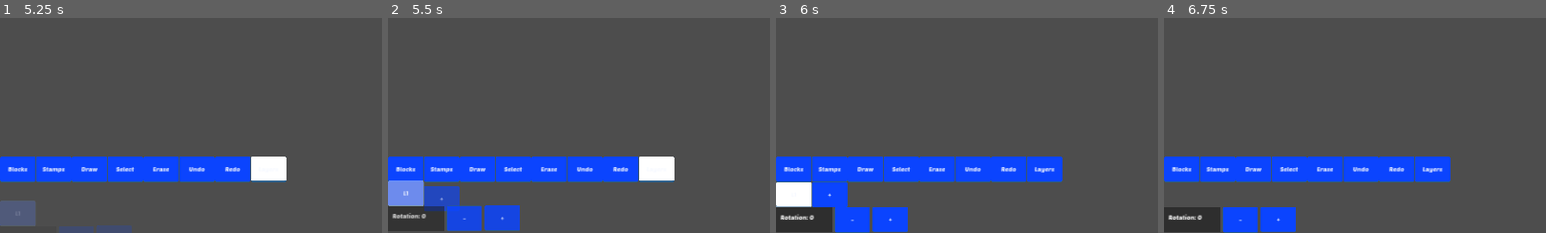
Above: before the commit, frames 1-4 (left to right).
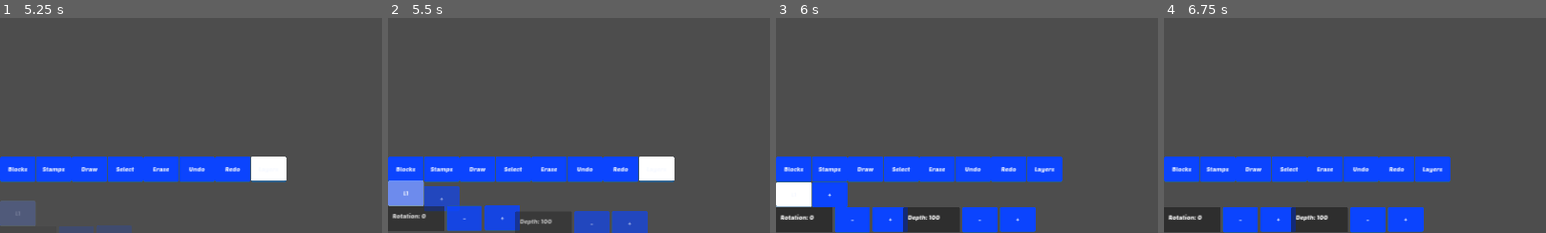
Above: after the commit, the same moments.

Repository: jacob-grahn/platform-racing-4
Game: Godot game, scene res://pages/editor/Editor.tscn
The game is run twice, just before and just after one commit, with the same random seed, the same clock (stepped at 60 frames per second) and the same inputs. This scene is started directly instead of the project's main scene.
Inputs:
- Up to frame 1 (5.25 s): click "Blocks" at 0.5 s; click "Stamps" at 1.25 s; click "Draw" at 2 s; click "Select" at 2.75 s; click "Undo" at 3.5 s; click "Redo" at 4.25 s; click "Layers" at 5 s
- Up to frame 2 (5.5 s): no input
- Up to frame 3 (6 s): click "L1" at 5.75 s
- Up to frame 4 (6.75 s): click "+" at 6.5 s
The pictures show only the part of the screen within x 0-50%, y 50-100%; the shares and areas given below are measured in that part.

Frame 1 is identical in both runs. In frame 2, 2.1% of the frame differs, in the area x 33-68%, y 89-100%; in frame 3, 3.8%, in the area x 33-68%, y 88-100%; in frame 4, 3.8%.

Commit message:
layer depth party

Diff:
--- a/client/pages/editor/Editor.gd
+++ b/client/pages/editor/Editor.gd
@@ -19,7 +19,9 @@
 		level_decoder.decode({
 			"layers": [{
 				"name": "L1",
-				"chunks": []
+				"chunks": [],
+				"rotation": 0,
+				"depth": 100
 			}]
 		})
 
--- a/client/pages/editor/EditorEvents.gd
+++ b/client/pages/editor/EditorEvents.gd
@@ -13,6 +13,7 @@
 const ADD_LINE = 'add_line'
 const ADD_LAYER = 'add_layer'
 const ROTATE_LAYER = 'rotate_layer'
+const LAYER_DEPTH = 'layer_depth'
 const UNDO = 'undo'
 
 var events = []
--- /dev/null
+++ b/client/pages/editor/Layer.gd
@@ -0,0 +1,7 @@
+extends Node2D
+
+
+func _process(delta):
+	var camera: Camera2D = get_viewport().get_camera_2d()
+	if camera:
+		position = camera.get_screen_center_position() * (1 - scale.x)
--- a/client/pages/editor/Layer.tscn
+++ b/client/pages/editor/Layer.tscn
@@ -1,8 +1,10 @@
-[gd_scene load_steps=2 format=3 uid="uid://h5onwupb7ju1"]
+[gd_scene load_steps=3 format=3 uid="uid://h5onwupb7ju1"]
 
 [ext_resource type="TileSet" uid="uid://88sly8e3w83r" path="res://tiles/pr2-tileset.tres" id="1_6he4o"]
+[ext_resource type="Script" path="res://pages/editor/Layer.gd" id="1_ls4ir"]
 
 [node name="Layer" type="Node2D"]
+script = ExtResource("1_ls4ir")
 
 [node name="TileMap" type="TileMap" parent="."]
 tile_set = ExtResource("1_6he4o")
--- a/client/pages/editor/LevelDecoder.gd
+++ b/client/pages/editor/LevelDecoder.gd
@@ -7,7 +7,9 @@
 	for encoded_layer in level.layers:
 		var layer = LAYER.instantiate()
 		layer.name = encoded_layer.name
-		layer.rotation_degrees = encoded_layer.get("rotation", 0)
+		layer.rotation_degrees = encoded_layer.rotation
+		layer.scale = Vector2(encoded_layer.depth / 100, encoded_layer.depth / 100)
+		layer.z_index = -1000 + encoded_layer.depth
 		get_node("../Layers").add_child(layer)
 		if encoded_layer.get("chunks"):
 			decode_chunks(encoded_layer.chunks, layer.get_node("TileMap"))
--- a/client/pages/editor/LevelEncoder.gd
+++ b/client/pages/editor/LevelEncoder.gd
@@ -13,7 +13,8 @@
 			"name": group_layer.name,
 			"chunks": encode_chunks(group_layer.get_node("TileMap")),
 			"objects": encode_lines(group_layer.get_node("Lines")),
-			"rotation": group_layer.rotation_degrees
+			"rotation": group_layer.rotation_degrees,
+			"depth": round(group_layer.scale.x * 100)
 		}
 		level.layers.push_back(tile_layer)
 	return level
--- a/client/pages/editor/Penciler.gd
+++ b/client/pages/editor/Penciler.gd
@@ -25,7 +25,12 @@
 	if event.type == EditorEvents.ADD_LAYER:
 		var layer = LAYER.instantiate()
 		layer.name = event.name
+		layer.z_index = -900
 		layers.add_child(layer)
 	if event.type == EditorEvents.ROTATE_LAYER:
 		var layer = layers.get_node(event.layer_name)
 		layer.rotation_degrees = event.rotation
+	if event.type == EditorEvents.LAYER_DEPTH:
+		var layer = layers.get_node(event.layer_name)
+		layer.scale = Vector2(float(event.depth) / 100, float(event.depth) / 100)
+		layer.z_index = -1000 + event.depth
--- a/client/pages/editor/menu/EditorMenu.gd
+++ b/client/pages/editor/menu/EditorMenu.gd
@@ -13,6 +13,8 @@
 
 
 func add_row(row) -> void:
+	var window_size = get_viewport().get_visible_rect().size
+	row.max_width = window_size.x
 	add_child(row)
 	row.connect("control_event", _on_control_event)
 	row.connect("level_event", _on_level_event)
--- a/client/pages/editor/menu/LayerControlRow.gd
+++ b/client/pages/editor/menu/LayerControlRow.gd
@@ -2,17 +2,38 @@
 
 signal level_event
 
-@onready var rotation_picker = $RotationPicker
+const NUMBER_PICKER: PackedScene = preload("res://pages/editor/menu/NumberPicker.tscn")
 var layer_name: String = ""
+var rotation_picker: Node2D
+var depth_picker: Node2D
 
 
 func _ready():
+	rotation_picker = NUMBER_PICKER.instantiate()
+	rotation_picker.text = "Rotation"
 	rotation_picker.min = -180
 	rotation_picker.max = 180
-	rotation_picker.text = "Rotation"
 	rotation_picker.step = 10
 	rotation_picker.connect("value_change", _on_rotation_change)
 	add_slider(rotation_picker)
+
+	depth_picker = NUMBER_PICKER.instantiate()
+	depth_picker.text = "Depth"
+	depth_picker.min = 0
+	depth_picker.max = 300
+	depth_picker.step = 10
+	depth_picker.connect("value_change", _on_depth_change)
+	add_slider(depth_picker)
+
+	var cursor = get_node("../../../UI/Cursor")
+	set_layer_name(cursor.layer_name)
+
+
+func set_layer_name(new_layer_name: String) -> void:
+	layer_name = new_layer_name
+	var layer = get_node("../../../Layers/" + layer_name)
+	depth_picker.set_value(round(layer.scale.x * 100))
+	rotation_picker.set_value(round(layer.rotation_degrees))
 
 
 func _on_rotation_change(rotation):
@@ -21,3 +42,11 @@
 		"layer_name": layer_name,
 		"rotation": rotation
 	})
+
+
+func _on_depth_change(depth):
+	emit_signal("level_event", {
+		"type": EditorEvents.LAYER_DEPTH,
+		"layer_name": layer_name,
+		"depth": depth
+	})
--- a/client/pages/editor/menu/LayerControlRow.tscn
+++ b/client/pages/editor/menu/LayerControlRow.tscn
@@ -1,9 +1,6 @@
-[gd_scene load_steps=3 format=3 uid="uid://o3n0t5nfmyqs"]
+[gd_scene load_steps=2 format=3 uid="uid://o3n0t5nfmyqs"]
 
 [ext_resource type="Script" path="res://pages/editor/menu/LayerControlRow.gd" id="1_q52ec"]
-[ext_resource type="PackedScene" uid="uid://d4ee2umkl2ogn" path="res://pages/editor/menu/NumberPicker.tscn" id="2_aqkmn"]
 
 [node name="LayerControlRow" type="Node2D"]
 script = ExtResource("1_q52ec")
-
-[node name="RotationPicker" parent="." instance=ExtResource("2_aqkmn")]
--- a/client/pages/editor/menu/LayerRow.gd
+++ b/client/pages/editor/menu/LayerRow.gd
@@ -52,6 +52,7 @@
 
 func select(label: String) -> void:
 	selected_layer_name = label
+	layer_control_row.set_layer_name(selected_layer_name)
 	for button in get_children():
 		if button.get_label() == label:
 			button.set_focus(true)
--- a/client/pages/editor/menu/NumberPicker.gd
+++ b/client/pages/editor/menu/NumberPicker.gd
@@ -17,6 +17,7 @@
 	super._ready()
 	up_button.connect("pressed", _on_up_button_pressed)
 	down_button.connect("pressed", _on_down_button_pressed)
+	_render()
 
 
 func _on_up_button_pressed():
@@ -32,4 +33,17 @@
 func _on_change():
 	value = clamp(value, min, max)
 	emit_signal("value_change", value)
+	_render()
+
+
+func _render():
 	label.text = text + ": " + str(value)
+
+
+func get_dimensions() -> Vector2:
+	return Vector2i(640, 128)
+
+
+func set_value(new_value: int) -> void:
+	value = new_value
+	_render()
--- a/client/pages/editor/menu/SliderRow.gd
+++ b/client/pages/editor/menu/SliderRow.gd
@@ -48,8 +48,9 @@
 
 
 func position_slider(slider: Node2D):
-	slider.position = Vector2(pos) * slider_dimensions
-	pos.x += 1
-	if (pos.x + 1) * slider_dimensions.x > max_width:
+	var slider_dimensions = slider.get_dimensions()
+	if pos.x + slider_dimensions.x > max_width:
 		pos.x = 0
-		pos.y += 1
+		pos.y += slider_dimensions.y
+	slider.position = pos
+	pos.x += slider_dimensions.x
--- a/client/pages/title/Title.gd
+++ b/client/pages/title/Title.gd
@@ -3,7 +3,7 @@
 
 func _ready():
 	Jukebox.play('noodle-town-4')
-	$Voter.init('2024/06/09', ['Eraser', 'Logins', 'Layers'])
+	$Voter.init('2024/06/27', ['Blocks on all layers are active, kind of goofy but kind of fun', 'Blocks on the same depth as the player are active, can go from layer to layer with teleport blocks', 'Only blocks on depth 100 are active, the rest are for decoration'])
 	$GameButton.pressed.connect(_on_game_pressed)
 	$GearButton.pressed.connect(_on_gear_pressed)
 
